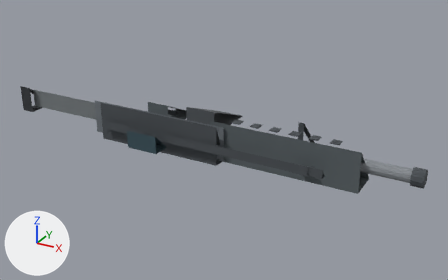
One commit to the OBJ model assets/weapons/models/cssbc_galil_ace.obj: the scene before it, then after it.
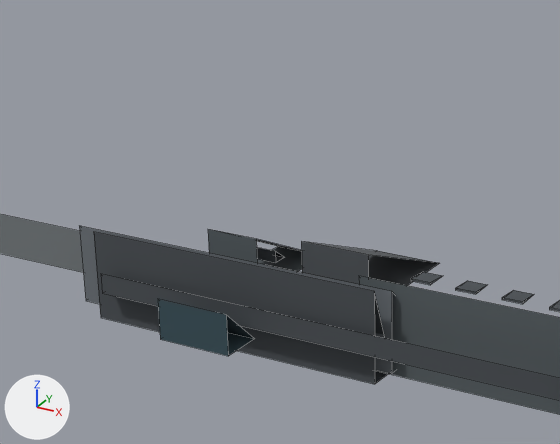
There are two pictures of each version: one whole from a 50 mm lens placed at (2.91, -4.47, 2.19), pointed at (0.36, 0.18, -0.13), one close up on the part from 14% to 65% of the width and 3% to 68% of the height. Lighting does not change. The marker at lower left points along +X, +Y and +Z. The older version's two pictures come first. The close-ups show mesh edges as thin lines. Where no turn or scale is listed for an object, it has been applied to the vertices.

The older version as bpy lines, for what is in view:
```python
me_mag = bpy.data.meshes.new('Mag')
me_mag.from_pydata([(-0.05, 0.78, -0.12), (0.25, 0.78, -0.12), (0.25, 0.18, 0.12), (-0.05, 0.18, 0.12), (-0.05, 0.18, -0.12), (0.25, 0.18, -0.12)], [], [(0, 1, 2, 3), (4, 3, 2, 5), (0, 4, 5, 1)])
me_mag.materials.append(mat_magazine)  # dark grey #55595d
me_optic = bpy.data.meshes.new('Optic')
me_optic.from_pydata([(-0.25, -0.31, -0.08), (0.05, -0.31, -0.08), (0.05, -0.48, 0.08), (-0.25, -0.48, 0.08), (-0.25, -0.48, -0.08), (0.05, -0.48, -0.08)], [], [(0, 1, 2, 3), (4, 3, 2, 5), (0, 4, 5, 1)])
me_optic.materials.append(mat_optic)  # dark cyan #385059
me_receiver = bpy.data.meshes.new('Receiver')
me_receiver.from_pydata([(-0.85, 0.16, -0.16), (0.55, 0.16, -0.16), (0.55, -0.18, 0.16), (-0.85, -0.18, 0.16), (-0.85, -0.18, -0.16), (0.55, -0.18, -0.16)], [], [(0, 1, 2, 3), (4, 3, 2, 5), (0, 4, 5, 1)])
me_receiver.materials.append(mat_receiver)  # grey #6f767c
ob_mag = bpy.data.objects.new('Mag', me_mag)
ob_mag.location = (0.0, 0.0, 0.0)
ob_optic = bpy.data.objects.new('Optic', me_optic)
ob_optic.location = (0.0, 0.0, 0.0)
ob_receiver = bpy.data.objects.new('Receiver', me_receiver)
ob_receiver.location = (0.0, 0.0, 0.0)
# also in view: 'Grip' at (-0.33, 0.37, 0.0); 'LongHandguard' at (1.08, 0.0, 0.0); 'Stock' at (-1.27, 0.0, 0.0); 'Rail' at (0.43, -0.28, 0.0); 'Upper' at (-0.1, -0.19, 0.0)
```
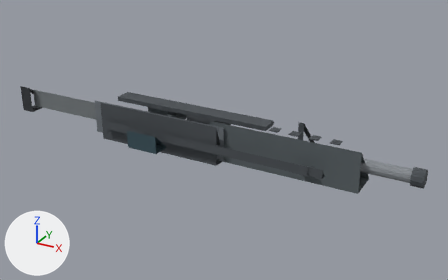
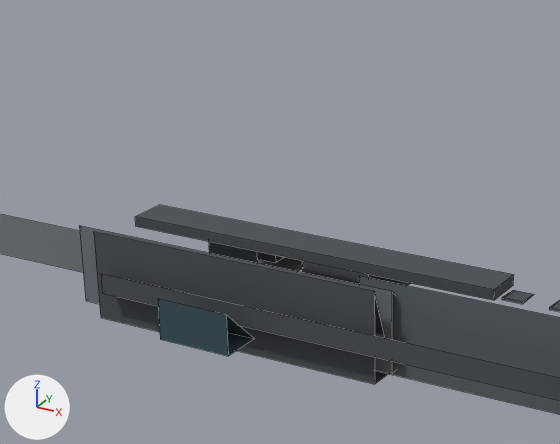
Commit message: Add distinctive silhouette component: Galil ACE side rail

Boxes (x1, y1, x2, y2) around the edits, measured in the close-ups (560 x 444 px):
'Galil ACE side rail', added: after (135, 205, 514, 300)
'Mag', unchanged, covered by the edit: before (301, 241, 439, 286); after (302, 261, 410, 286)

Patch to the scene script:
```diff
--- a/assets/weapons/models/cssbc_galil_ace.obj.py
+++ b/assets/weapons/models/cssbc_galil_ace.obj.py
@@ me_galil_ace_side_rail @@
+me_galil_ace_side_rail.from_pydata(...)  # a box spanning x -0.65..0.9, y -0.08..0.08, z 0.16..0.2
+me_galil_ace_side_rail.materials.append(mat_darkmetal)  # dark grey #4b5055
@@ ob_galil_ace_side_rail @@
+ob_galil_ace_side_rail = bpy.data.objects.new('Galil ACE side rail', me_galil_ace_side_rail)
+ob_galil_ace_side_rail.location = (0.0, 0.0, 0.0)
```
